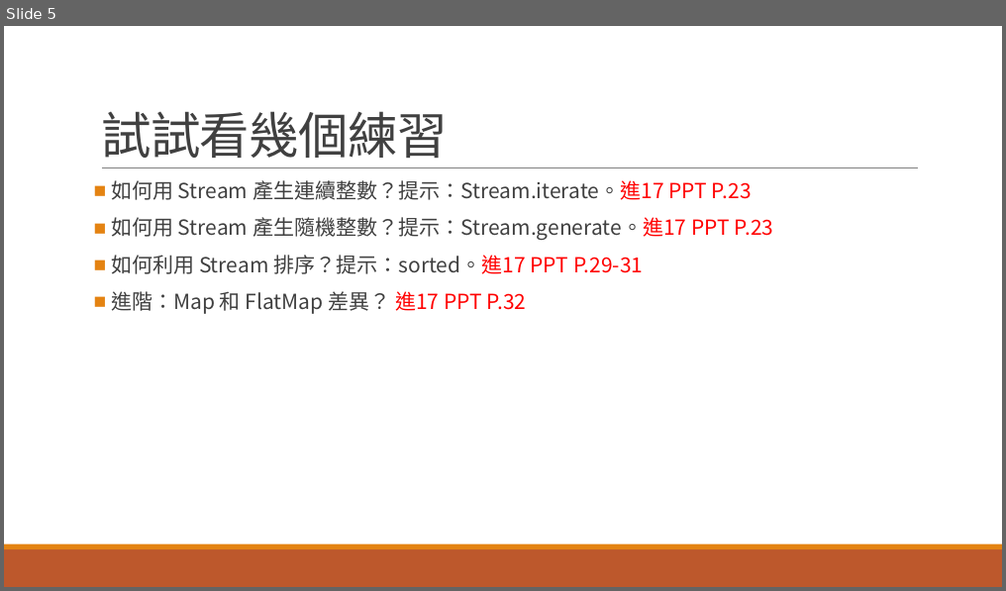
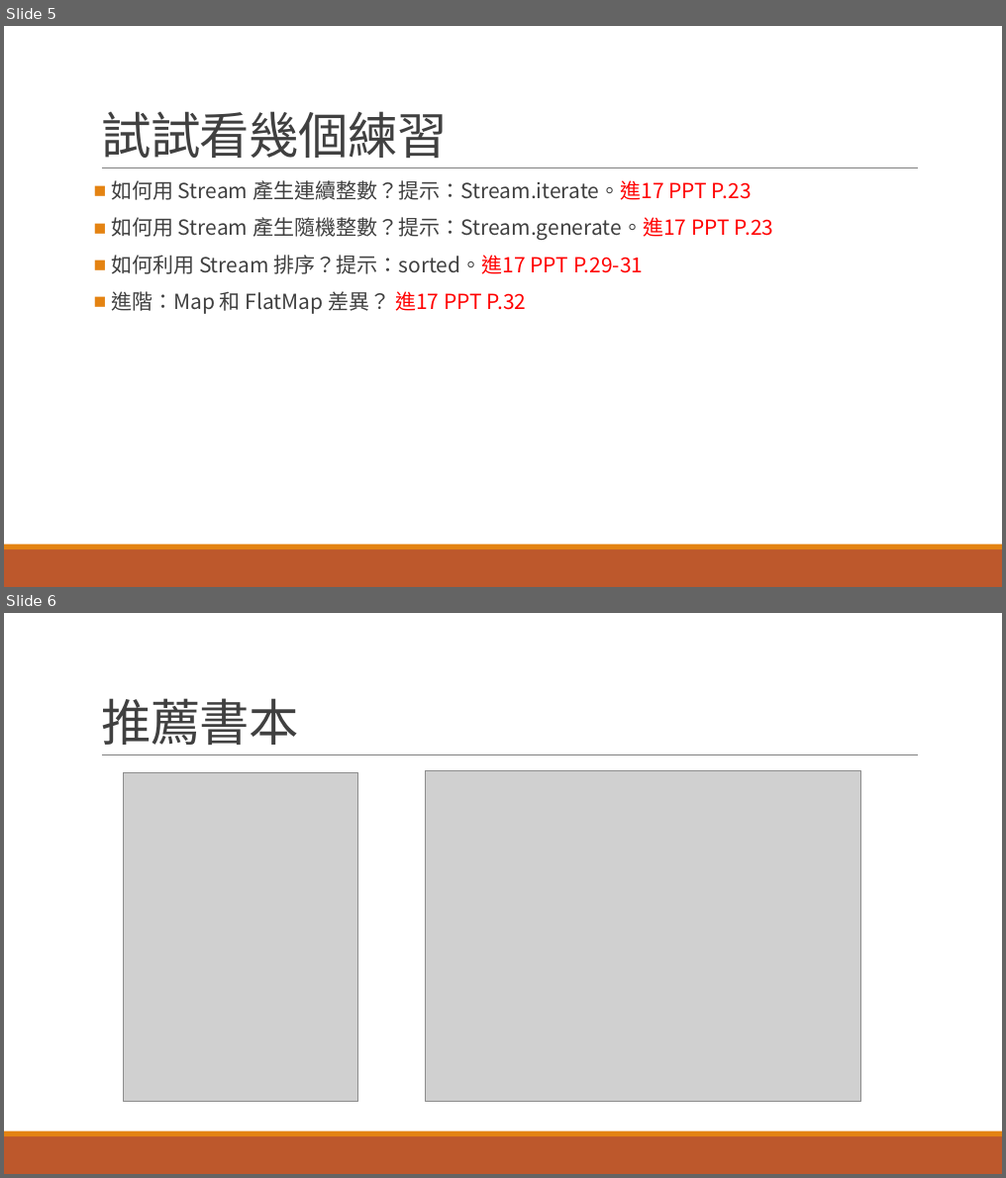
Before and after one commit to aweit-zhu/aweit-share, a slide deck: Java 相關/Stream 簡介.pptx. Shown one above the other, each under a label of ours: slide 5 before the commit, slides 5 and 6 after it. The pictures are 1006x591 and 1006x1178 pixels, drawn with LibreOffice and Linux fonts; fonts in the diff are those of the drawing; grey boxes stand for pictures. Boxes give left, top, right and bottom in pixels: in the first picture for what was removed or moved away, otherwise in the second. Text is boxed around its words. In the diff, an @@ line names an element or a change of style, - is before the commit and + after.

Commit message:
推薦書本

```diff
--- a/Java 相關/Stream 簡介.pptx
+++ b/Java 相關/Stream 簡介.pptx
@@ slide 6 added at <box>4,613,1002,1174</box>, background #FFFFFF; not listed: 3 template elements that a slide beside it also shows @@
@@ title added at <box>101,698,299,745</box>, 48 pt, text #404040 @@
+推薦書本
@@ picture added at <box>123,772,358,1102</box> @@
@@ picture added at <box>426,771,861,1102</box> @@
```
